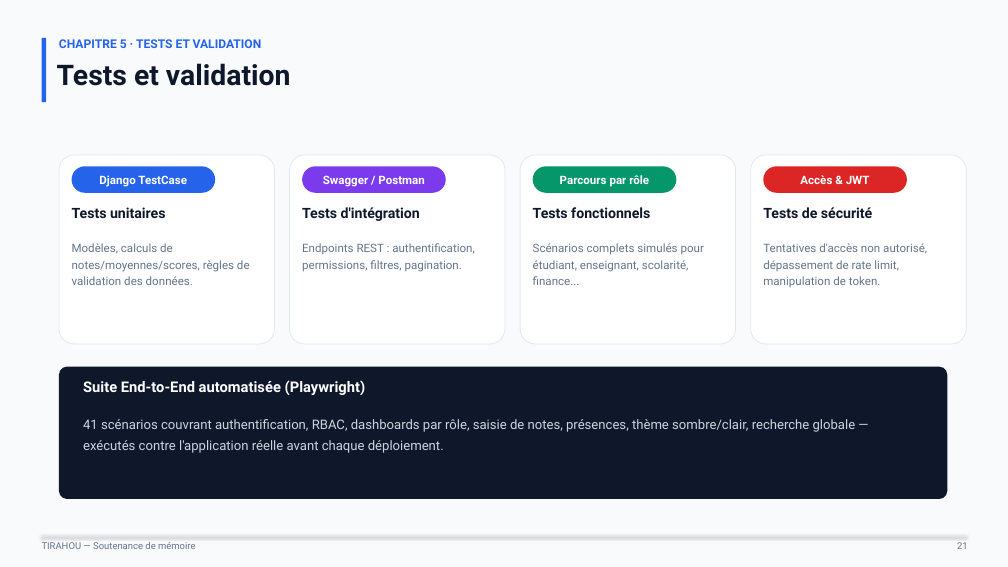
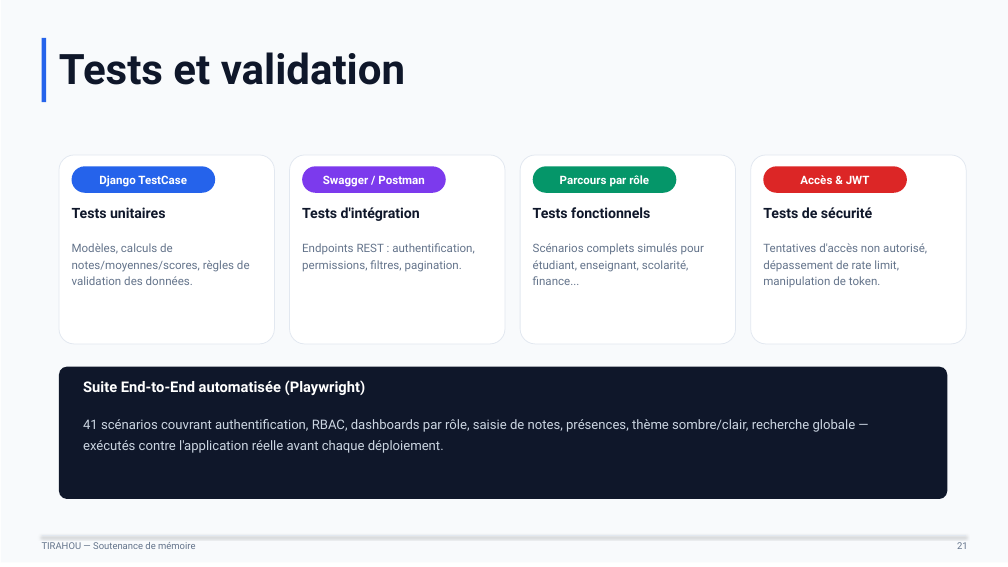
Before and after one commit to BabDIO/tirahou, a slide deck: slide 25 of TIRAHOU_Soutenance_Ali_Cisse.pptx (slide 21 before the commit). Drawn at 1008x567 pixels with LibreOffice and Linux fonts; fonts in the diff are those of the drawing. Boxes give left, top, right and bottom in pixels: in the first picture for what was removed or moved away, otherwise in the second. Text is boxed around its words. In the diff, an @@ line names an element or a change of style, - is before the commit and + after.

```diff
--- a/TIRAHOU_Soutenance_Ali_Cisse.pptx
+++ b/TIRAHOU_Soutenance_Ali_Cisse.pptx
@@ rectangle: place and size @@
-rectangle at (0,0,1008,567)
+rectangle at (1,0,1008,563)
@@ text "Tests et validation": place and size @@
-text "Tests et validation" at (57,63,291,86)
+text "Tests et validation" at (59,52,405,85)
@@ text "Tests et validation" at (59,52,405,85): size 27 to 40 pt @@
@@ text removed at (59,39,262,48) @@
-CHAPITRE 5 · TESTS ET VALIDATION
```
Also in this commit, not shown: 25 other slides changed, 6 slides added, 2 slides removed, 45 other files.
